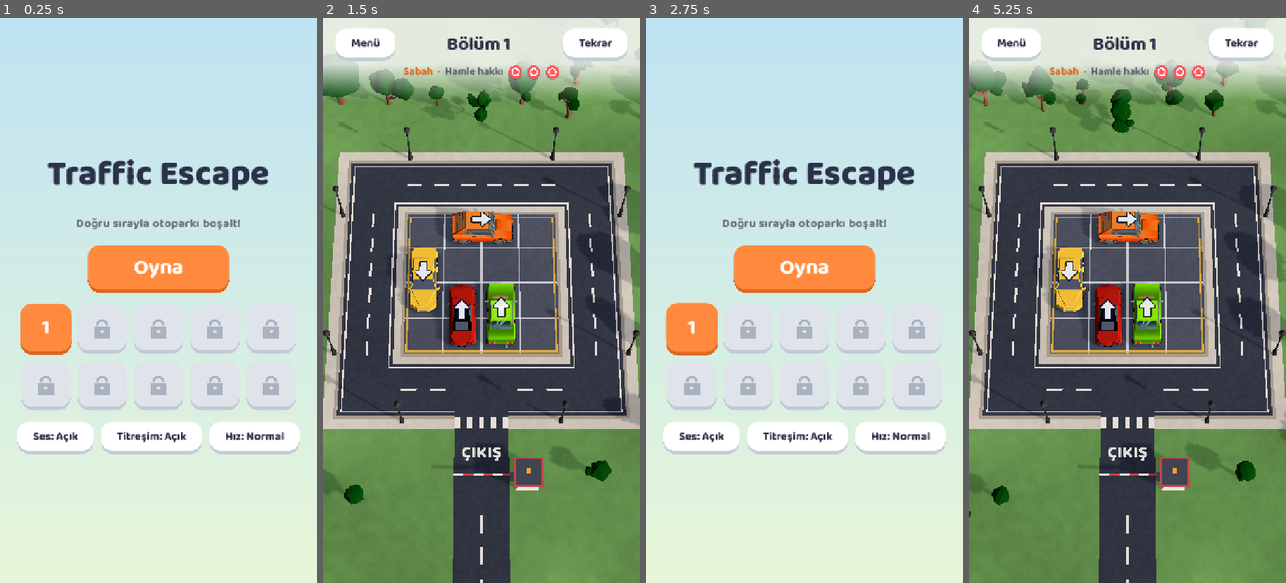
Above: before the commit, frames 1-4 (left to right).
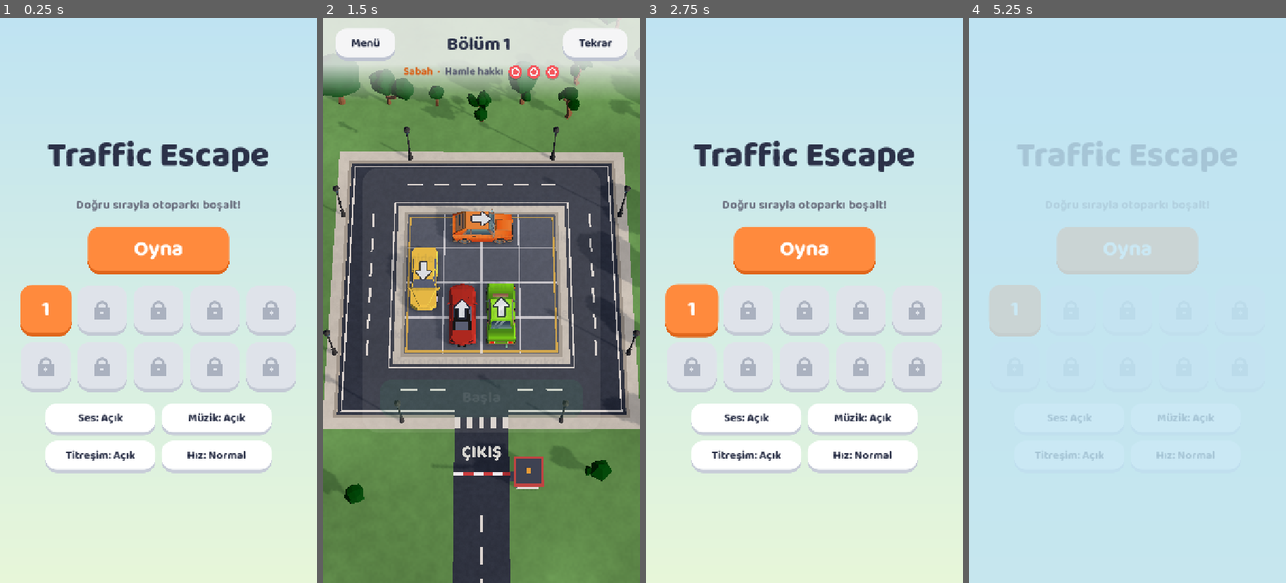
Above: after the commit, the same moments.

Repository: ismetcabbar9-oss/TRAFFIC-2D-
Game: Godot game, scene res://scenes/menu.tscn
The game is run twice, just before and just after one commit, with the same random seed, the same clock (stepped at 60 frames per second) and the same inputs.
Inputs (mouse positions are in pixels of both pictures, inside the frame that each line leads up to):
- Up to frame 1 (0.25 s): no input
- Up to frame 2 (1.5 s): click "1" at 0.5 s; click (481, 396) at 1.25 s, where only the run after the commit has a clickable "Başla"
- Up to frame 3 (2.75 s): click "Menü" at 2 s
- Up to frame 4 (5.25 s): click "Oyna" at 2.75 s; click "Tekrar" at 3.5 s; click "Menü" at 4.25 s; click "Oyna" at 5 s

The runs differ from the first frame. In frame 1, 19% of the frame differs, in the area x 5-95%, y 21-81%; in frame 2, 4.6%; in frame 3, 19%; in frame 4, 100%, in the area x 0-100%, y 0-100%.

Commit message:
Music, win celebration, combos and smoother flow
Music
- CC0 tracks from OpenGameArt: 'Happy Clappy Loop' (owlishmedia) in the
  menu, 'Apple Cider' (Zane Little Music) in game; static gain so loops
  stay seamless, import loop on
- Sfx plays music with cross-fades and ducks it under win/lose jingles;
  new 'Müzik' toggle (settings now a 2x2 grid)

Celebration and combos
- Confetti bursts from the bottom corners behind the win panel
  (frame-rate independent physics) with a chime; 'Hatasız bitirdin!'
  badge when no move was wasted
- Exits within 1.6 s of each other chain a combo: 'x2', 'x3 Süper!',
  'x4 Harika!', 'x5 Muhteşem!' pops over the car and a bell climbs a
  whole tone per step; crashes reset it

Flow
- Transition autoload fades between menu and game and around level
  restarts / next level (taps blocked mid-fade)
- Level intro: camera glides in from higher and further back; cars pop
  in row by row
- One-time 'Nasıl oynanır?' card on the very first level (saved)
- Dev tools wait for the intro before capturing

Co-Authored-By: Claude Opus 5.5 <noreply@anthropic.com>
Claude-Session: https://claude.ai/code/session_01Njhua7qEJRBPdh769J1kf5

Diff:
--- a/project.godot
+++ b/project.godot
@@ -19,6 +19,7 @@
 Sfx="*res://scripts/audio/sfx.gd"
 Progress="*res://scripts/game/progress.gd"
 ScreenFit="*res://scripts/ui/screen_fit.gd"
+Transition="*res://scripts/ui/transition.gd"
 
 [display]
 
--- a/scripts/audio/sfx.gd
+++ b/scripts/audio/sfx.gd
@@ -1,6 +1,7 @@
 extends Node
 ## Autoload "Sfx": plays short sounds from a small pool of players so several
-## can overlap. Sounds are registered by name below.
+## can overlap, and the background music (cross-faded between tracks, ducked
+## under jingles). Sounds and tracks are registered by name below.
 
 const SOUNDS := {
 	"exhaust_pop": ["res://assets/audio/sfx/exhaust_pop.ogg"],
@@ -22,16 +23,33 @@
 		"res://assets/audio/sfx/crash_2.ogg",
 	],
 	"ui_click": ["res://assets/audio/sfx/ui_click.ogg"],
+	"combo": ["res://assets/audio/sfx/combo.ogg"],
+	"celebrate": ["res://assets/audio/sfx/celebrate.ogg"],
 	"win": ["res://assets/audio/music/win.ogg"],
 	"lose": ["res://assets/audio/music/lose.ogg"],
 }
 const POOL_SIZE := 16
+const MUSIC := {
+	"menu": "res://assets/audio/music/menu_theme.ogg",
+	"game": "res://assets/audio/music/game_theme.ogg",
+}
+const MUSIC_DB := -9.0 ## music sits under the effects
+const MUSIC_FADE := 0.8 ## seconds for a cross-fade
+
+var music_enabled := true:
+	set(value):
+		music_enabled = value
+		_apply_music_volume(0.4)
 
 var enabled := true
 
 var _streams := {} ## name -> Array[AudioStream]
 var _players: Array[AudioStreamPlayer] = []
 var _next := 0
+var _music: Array[AudioStreamPlayer] = [] ## two players for cross-fades
+var _music_active := 0
+var _music_name := ""
+var _duck_db := 0.0
 
 
 func _ready() -> void:
@@ -45,6 +63,49 @@
 		var p := AudioStreamPlayer.new()
 		add_child(p)
 		_players.append(p)
+	for i in 2:
+		var m := AudioStreamPlayer.new()
+		m.volume_db = -80.0
+		add_child(m)
+		_music.append(m)
+
+
+func _exit_tree() -> void:
+	for p in _music + _players:
+		p.stop()
+		p.stream = null
+
+
+## Starts a music track (no-op if it is already playing), fading the old one out.
+func play_music(track: String) -> void:
+	if track == _music_name:
+		return
+	_music_name = track
+	var old := _music[_music_active]
+	_music_active = 1 - _music_active
+	var new := _music[_music_active]
+	new.stream = load(MUSIC[track])
+	new.volume_db = -80.0
+	new.play()
+	create_tween().tween_property(old, "volume_db", -80.0, MUSIC_FADE)
+	get_tree().create_timer(MUSIC_FADE).timeout.connect(func(): if _music[_music_active] != old: old.stop())
+	_apply_music_volume(MUSIC_FADE)
+
+
+## Lowers the music for `seconds` (e.g. under a win jingle), then restores it.
+func duck_music(seconds: float, depth_db := -12.0) -> void:
+	_duck_db = depth_db
+	_apply_music_volume(0.15)
+	get_tree().create_timer(seconds).timeout.connect(func():
+		_duck_db = 0.0
+		_apply_music_volume(0.8))
+
+
+func _apply_music_volume(fade: float) -> void:
+	if _music.is_empty():
+		return
+	var target := MUSIC_DB + _duck_db if music_enabled else -80.0
+	create_tween().tween_property(_music[_music_active], "volume_db", target, fade)
 
 
 ## Plays a sound; `pitch_jitter` randomizes pitch by ± that fraction.
--- a/scripts/game/game.gd
+++ b/scripts/game/game.gd
@@ -13,6 +13,7 @@
 @export var first_level_hint_delay := 2.5 ## quicker on the very first level
 @export var hint_repeat := 4.0 ## flash again this often while still idle
 @export var tutorial_levels := 1 ## the first N levels also show a text tip
+@export var combo_window := 1.6 ## seconds between exits that keep a combo going
 
 var session: GameSession
 var level_index := 0
@@ -22,6 +23,10 @@
 var _next_hint := 0.0
 var _hinted_id := -1
 var _sun_scale := 1.0
+var _combo := 0
+var _clock := 0.0 ## game time in seconds (follows pauses and time scale)
+var _last_exit_time := -100.0
+var _tutorial_open := false
 var _ambient_scale := 1.0
 
 @onready var board: BoardView = $Board
@@ -33,11 +38,19 @@
 
 
 func _ready() -> void:
+	Sfx.play_music("game")
 	_adapt_lighting()
-	hud.restart_requested.connect(func(): load_level(level_index))
-	hud.next_requested.connect(func(): load_level(level_index + 1))
-	hud.menu_requested.connect(func(): get_tree().change_scene_to_file(MENU_SCENE))
+	hud.restart_requested.connect(func(): Transition.cover(load_level.bind(level_index)))
+	hud.next_requested.connect(func(): Transition.cover(load_level.bind(level_index + 1)))
+	hud.menu_requested.connect(func(): Transition.change_scene(MENU_SCENE))
+	hud.tutorial_closed.connect(func():
+		_tutorial_open = false
+		Progress.mark_tutorial_seen()
+		_clear_hint())
 	load_level(Progress.current_level)
+	if level_index == 0 and not Progress.tutorial_seen:
+		_tutorial_open = true
+		hud.show_tutorial()
 
 
 ## Devices without Vulkan fall back to the Compatibility renderer, which lights
@@ -89,6 +102,11 @@
 	TimeOfDay.apply(hour, $Sun, ($WorldEnvironment as WorldEnvironment).environment, _sun_scale, _ambient_scale)
 	# Keep the exit barrier in view below the board.
 	camera.frame_board(board.view_half_extents(), board.exit_gate_z() + 1.0 - board.view_half_extents().y)
+	camera.play_intro()
+	# Cars pop in one after another, row by row.
+	for id in vehicle_views:
+		var v: VehicleView = vehicle_views[id]
+		v.pop_in(0.25 + minf((v.cell.y * level.cols + v.cell.x) * 0.012, 0.55))
 
 	hud.hide_result()
 	_clear_hint()
@@ -99,7 +117,7 @@
 
 func _notification(what: int) -> void:
 	if what == NOTIFICATION_WM_GO_BACK_REQUEST: # Android back button
-		get_tree().change_scene_to_file(MENU_SCENE)
+		Transition.change_scene(MENU_SCENE)
 
 
 func _unhandled_input(event: InputEvent) -> void:
@@ -114,7 +132,8 @@
 
 
 func _process(delta: float) -> void:
-	if session == null or session.state != GameSession.State.PLAYING:
+	_clock += delta
+	if session == null or session.state != GameSession.State.PLAYING or _tutorial_open:
 		return
 	_idle += delta
 	if _idle < _next_hint:
@@ -160,6 +179,19 @@
 	view.play_exit()
 	_play_launch_sounds(view.type)
 	Haptics.pulse(12, 0.4)
+	_count_combo(view)
+
+
+## Quick successive exits build a combo: a pop-up over the car and a chime
+## that climbs a whole tone per step. A crash breaks the chain.
+func _count_combo(view: VehicleView) -> void:
+	_combo = _combo + 1 if _clock - _last_exit_time <= combo_window else 1
+	_last_exit_time = _clock
+	if _combo < 2:
+		return
+	var steps := mini(_combo - 2, 8)
+	Sfx.play("combo", -5.0, pow(2.0, steps * 2.0 / 12.0), 0.0)
+	hud.show_combo(_combo, camera.unproject_position(view.global_position + Vector3.UP * 1.5))
 
 
 ## Engine, exhaust and tyres; emergency vehicles add their siren. Tyres share
@@ -188,6 +220,7 @@
 
 
 func _on_crash_impact(view: VehicleView, target: Node3D, blocker: int) -> void:
+	_combo = 0
 	var push := view.forward()
 	if is_instance_valid(target):
 		target.nudge(push)
@@ -217,13 +250,15 @@
 		waited += get_process_delta_time()
 	await get_tree().create_timer(win_delay).timeout
 	if played == session:
+		Sfx.duck_music(2.0)
 		Sfx.play("win", -2.0, 1.0, 0.0)
-		hud.show_win(not Progress.has_next(level_index))
+		hud.show_win(not Progress.has_next(level_index), session.mistakes_left == session.level.mistakes)
 
 
 func _on_lost() -> void:
 	var played := session
 	await get_tree().create_timer(lose_delay).timeout
 	if played == session and session.state == GameSession.State.LOST:
+		Sfx.duck_music(2.0)
 		Sfx.play("lose", -2.0, 1.0, 0.0)
 		hud.show_lose()
--- a/scripts/game/progress.gd
+++ b/scripts/game/progress.gd
@@ -9,8 +9,10 @@
 var unlocked := 1 ## number of levels the player may open
 var completed := {} ## level index -> true
 var sound_on := true
+var music_on := true
 var vibration_on := true
 var speed_level := 1 ## index into SPEEDS
+var tutorial_seen := false
 var current_level := 0 ## index of the level to play next
 
 
@@ -51,8 +53,19 @@
 	save()
 
 
+func mark_tutorial_seen() -> void:
+	tutorial_seen = true
+	save()
+
+
 func speed_label() -> String:
 	return SPEEDS[speed_level][0]
+
+
+func set_music(on: bool) -> void:
+	music_on = on
+	_apply_settings()
+	save()
 
 
 func set_vibration(on: bool) -> void:
@@ -70,8 +83,10 @@
 		"unlocked": unlocked,
 		"completed": completed.keys(),
 		"sound": sound_on,
+		"music": music_on,
 		"vibration": vibration_on,
 		"speed": speed_level,
+		"tutorial": tutorial_seen,
 	}))
 
 
@@ -86,12 +101,15 @@
 	for i in data.get("completed", []):
 		completed[int(i)] = true
 	sound_on = bool(data.get("sound", true))
+	music_on = bool(data.get("music", true))
 	vibration_on = bool(data.get("vibration", true))
 	speed_level = clampi(int(data.get("speed", 1)), 0, SPEEDS.size() - 1)
+	tutorial_seen = bool(data.get("tutorial", false))
 	current_level = mini(unlocked - 1, LevelCatalog.count() - 1)
 
 
 func _apply_settings() -> void:
 	Sfx.enabled = sound_on
+	Sfx.music_enabled = music_on
 	Haptics.enabled = vibration_on
 	VehicleView.speed_scale = SPEEDS[speed_level][1]
--- /dev/null
+++ b/scripts/ui/confetti.gd
@@ -0,0 +1,53 @@
+class_name Confetti
+extends Control
+## Burst of paper confetti shot up from the bottom corners; pieces tumble,
+## flutter and fall, then the node frees itself. Drawn in one _draw call.
+
+const COLORS := [Color("ff5a5f"), Color("ffb23e"), Color("37c47a"), Color("4aa3ff"), Color("b07cff"), Color("ffe066")]
+const COUNT := 120
+const LIFETIME := 2.8
+const GRAVITY := 1500.0
+const DRAG := 1.3
+
+var _pieces: Array[Dictionary] = []
+var _age := 0.0
+
+
+func _ready() -> void:
+	mouse_filter = Control.MOUSE_FILTER_IGNORE
+	var s := get_viewport_rect().size
+	for i in COUNT:
+		var left := i % 2 == 0
+		var origin := Vector2(s.x * (0.08 if left else 0.92), s.y + 10.0)
+		var angle := deg_to_rad(randf_range(-86.0, -62.0) if left else randf_range(-118.0, -94.0))
+		var speed := randf_range(0.85, 1.25) * s.y * 2.0
+		_pieces.append({
+			"pos": origin, "vel": Vector2(cos(angle), sin(angle)) * speed,
+			"rot": randf() * TAU, "spin": randf_range(-9.0, 9.0),
+			"size": Vector2(randf_range(14, 24), randf_range(8, 13)),
+			"color": COLORS.pick_random(), "flutter": randf() * TAU,
+		})
+
+
+func _process(delta: float) -> void:
+	_age += delta
+	if _age > LIFETIME:
+		queue_free()
+		return
+	for p in _pieces:
+		p.vel.y += GRAVITY * delta
+		p.vel *= exp(-DRAG * delta) # air drag keeps the fall soft (frame-rate independent)
+		p.flutter += delta * 7.0
+		p.pos += (p.vel + Vector2(sin(p.flutter) * 60.0, 0.0)) * delta
+		p.rot += p.spin * delta
+	queue_redraw()
+
+
+func _draw() -> void:
+	var fade := clampf((LIFETIME - _age) / 0.6, 0.0, 1.0)
+	for p in _pieces:
+		# Width shrinks with the flutter so pieces look like they flip.
+		var w: float = p.size.x * absf(cos(p.flutter))
+		draw_set_transform(p.pos, p.rot)
+		draw_rect(Rect2(Vector2(-w, -p.size.y) * 0.5, Vector2(w, p.size.y)), Color(p.color, fade))
+	draw_set_transform(Vector2.ZERO)
--- a/scripts/ui/hud.gd
+++ b/scripts/ui/hud.gd
@@ -1,11 +1,13 @@
 class_name Hud
 extends CanvasLayer
-## In-game interface: top bar (menu, level, wrong moves left, restart) and
-## the win / lose result panel.
+## In-game interface: top bar (menu, level, wrong moves left, restart), combo
+## pop-ups, the first-time tutorial card and the win / lose result panel with
+## its confetti celebration.
 
 signal restart_requested
 signal next_requested
 signal menu_requested
+signal tutorial_closed
 
 var _title: Label
 var _time_label: Label
@@ -20,6 +22,8 @@
 var _hint: PanelContainer
 var _hint_label: Label
 var _last_level := false
+var _root: Control
+var _badge: Label
 
 
 func _ready() -> void:
@@ -28,6 +32,7 @@
 	root.mouse_filter = Control.MOUSE_FILTER_IGNORE
 	root.theme = UiStyle.make_theme()
 	add_child(root)
+	_root = root
 	_build_top_bar(root)
 	_build_hint(root)
 	_build_result(root)
@@ -46,8 +51,15 @@
 
 
 ## `last_level`: no level follows, so the panel leads back to the menu.
-func show_win(last_level: bool) -> void:
+## `perfect`: cleared without a single crash.
+func show_win(last_level: bool, perfect := false) -> void:
 	_won = true
+	_badge.visible = perfect
+	# Behind the panel, in front of the dimmed board.
+	var confetti := Confetti.new()
+	_overlay.add_child(confetti)
+	_overlay.move_child(confetti, 0)
+	Sfx.play("celebrate", -4.0, 1.0, 0.0)
 	_last_level = last_level
 	_result_title.text = "Harika!"
 	_result_title.add_theme_color_override("font_color", UiStyle.GOOD_DARK)
@@ -66,7 +78,75 @@
 	_primary.text = "Tekrar Dene"
 	_primary.theme_type_variation = ""
 	_secondary.visible = true
+	_badge.visible = false
 	_show_result()
+
+
+## Floating "x3 Süper!" over the car that just left; `at` is a screen position.
+func show_combo(count: int, at: Vector2) -> void:
+	var words := ["", "", "", "Süper!", "Harika!"]
+	var label := Label.new()
+	label.text = "x%d %s" % [count, words[count] if count < words.size() else "Muhteşem!"]
+	label.add_theme_font_override("font", UiStyle.font(800))
+	label.add_theme_font_size_override("font_size", 46 + mini(count, 6) * 4)
+	label.add_theme_color_override("font_color", Color.WHITE)
+	label.add_theme_color_override("font_outline_color", UiStyle.ACCENT_DARK)
+	label.add_theme_constant_override("outline_size", 12)
+	label.mouse_filter = Control.MOUSE_FILTER_IGNORE
+	_root.add_child(label)
+	await get_tree().process_frame
+	label.pivot_offset = label.size * 0.5
+	label.position = _root.get_global_transform_with_canvas().affine_inverse() * at - label.size * 0.5
+	label.scale = Vector2.ONE * 0.4
+	var t := label.create_tween().set_parallel()
+	t.tween_property(label, "scale", Vector2.ONE, 0.3).set_trans(Tween.TRANS_BACK).set_ease(Tween.EASE_OUT)
+	t.tween_property(label, "position:y", label.position.y - 110.0, 0.9).set_ease(Tween.EASE_OUT)
+	t.tween_property(label, "modulate:a", 0.0, 0.35).set_delay(0.6)
+	t.chain().tween_callback(label.queue_free)
+
+
+## One-time "how to play" card; emits `tutorial_closed` when dismissed.
+func show_tutorial() -> void:
+	var dim := ColorRect.new()
+	dim.color = Color(0.1, 0.12, 0.2, 0.55)
+	dim.set_anchors_preset(Control.PRESET_FULL_RECT)
+	_root.add_child(dim)
+	var center := CenterContainer.new()
+	center.set_anchors_preset(Control.PRESET_FULL_RECT)
+	dim.add_child(center)
+	var panel := PanelContainer.new()
+	panel.custom_minimum_size = Vector2(520, 0)
+	center.add_child(panel)
+	var box := VBoxContainer.new()
+	box.add_theme_constant_override("separation", 16)
+	panel.add_child(box)
+	var title := Label.new()
+	title.text = "Nasıl oynanır?"
+	title.add_theme_font_size_override("font_size", 52)
+	title.horizontal_alignment = HORIZONTAL_ALIGNMENT_CENTER
+	box.add_child(title)
+	for line in ["Bir arabaya dokun: okun gösterdiği yöne gider.",
+			"Yolu açıksa otoparktan çıkar.",
+			"Önü kapalıysa çarpar ve bir hamle hakkın gider.",
+			"Doğru sırayla tüm arabaları çıkar!"]:
+		var l := Label.new()
+		l.text = line
+		l.add_theme_font_size_override("font_size", 28)
+		l.autowrap_mode = TextServer.AUTOWRAP_WORD_SMART
+		l.custom_minimum_size.x = 460
+		box.add_child(l)
+	var go := Button.new()
+	go.text = "Başla"
+	go.theme_type_variation = "GoodButton"
+	box.add_child(go)
+	go.pressed.connect(func():
+		_click()
+		var t := dim.create_tween()
+		t.tween_property(dim, "modulate:a", 0.0, 0.2)
+		t.tween_callback(dim.queue_free)
+		tutorial_closed.emit())
+	dim.modulate.a = 0.0
+	dim.create_tween().tween_property(dim, "modulate:a", 1.0, 0.25)
 
 
 func show_hint(text: String) -> void:
@@ -221,6 +301,14 @@
 	_result_title.horizontal_alignment = HORIZONTAL_ALIGNMENT_CENTER
 	box.add_child(_result_title)
 
+	_badge = Label.new()
+	_badge.text = "Hatasız bitirdin!"
+	_badge.add_theme_font_size_override("font_size", 30)
+	_badge.add_theme_color_override("font_color", UiStyle.ACCENT_DARK)
+	_badge.horizontal_alignment = HORIZONTAL_ALIGNMENT_CENTER
+	_badge.visible = false
+	box.add_child(_badge)
+
 	_result_text = Label.new()
 	_result_text.horizontal_alignment = HORIZONTAL_ALIGNMENT_CENTER
 	box.add_child(_result_text)
--- a/scripts/ui/level_select.gd
+++ b/scripts/ui/level_select.gd
@@ -7,11 +7,13 @@
 var _sound: Button
 var _vibration: Button
 var _speed: Button
+var _music: Button
 var _column: VBoxContainer
 var _title: Label
 
 
 func _ready() -> void:
+	Sfx.play_music("menu")
 	theme = UiStyle.make_theme()
 	_build()
 	_refresh()
@@ -85,12 +87,16 @@
 		tile.pressed.connect(_open_level.bind(i))
 		_grid.add_child(tile)
 
-	var settings := HBoxContainer.new()
-	settings.alignment = BoxContainer.ALIGNMENT_CENTER
-	settings.add_theme_constant_override("separation", 16)
+	var settings := GridContainer.new()
+	settings.columns = 2
+	settings.size_flags_horizontal = Control.SIZE_SHRINK_CENTER
+	settings.add_theme_constant_override("h_separation", 14)
+	settings.add_theme_constant_override("v_separation", 12)
 	column.add_child(settings)
 	_sound = _toggle_button(func(): Progress.set_sound(not Progress.sound_on))
 	settings.add_child(_sound)
+	_music = _toggle_button(func(): Progress.set_music(not Progress.music_on))
+	settings.add_child(_music)
 	_vibration = _toggle_button(func(): Progress.set_vibration(not Progress.vibration_on))
 	settings.add_child(_vibration)
 	_speed = _toggle_button(Progress.cycle_speed)
@@ -100,6 +106,7 @@
 func _toggle_button(on_press: Callable) -> Button:
 	var b := Button.new()
 	b.theme_type_variation = "IconButton"
+	b.custom_minimum_size.x = 250
 	b.add_theme_font_size_override("font_size", 26)
 	b.pressed.connect(func():
 		on_press.call()
@@ -118,6 +125,7 @@
 	_sound.text = "Ses: %s" % ("Açık" if Progress.sound_on else "Kapalı")
 	_vibration.text = "Titreşim: %s" % ("Açık" if Progress.vibration_on else "Kapalı")
 	_speed.text = "Hız: %s" % Progress.speed_label()
+	_music.text = "Müzik: %s" % ("Açık" if Progress.music_on else "Kapalı")
 
 
 func _pulse(tile: Control) -> void:
@@ -133,4 +141,4 @@
 		return
 	Sfx.play("ui_click", -4.0)
 	Progress.current_level = index
-	get_tree().change_scene_to_file(GAME_SCENE)
+	Transition.change_scene(GAME_SCENE)
--- /dev/null
+++ b/scripts/ui/transition.gd
@@ -0,0 +1,41 @@
+extends CanvasLayer
+## Autoload "Transition": a soft fade used when switching scenes or reloading
+## a level, so screens never pop from one to the other.
+
+const COLOR := Color("bfe3f2")
+const OUT_TIME := 0.22
+const IN_TIME := 0.35
+
+var _veil: ColorRect
+var _busy := false
+
+
+func _ready() -> void:
+	layer = 100
+	process_mode = Node.PROCESS_MODE_ALWAYS
+	_veil = ColorRect.new()
+	_veil.color = COLOR
+	_veil.set_anchors_preset(Control.PRESET_FULL_RECT)
+	_veil.mouse_filter = Control.MOUSE_FILTER_IGNORE
+	_veil.modulate.a = 0.0
+	add_child(_veil)
+
+
+## Fades out, switches to `path`, fades back in.
+func change_scene(path: String) -> void:
+	await cover(func(): get_tree().change_scene_to_file(path))
+
+
+## Fades out, runs `action` while the screen is covered, fades back in.
+func cover(action: Callable) -> void:
+	if _busy:
+		return
+	_busy = true
+	_veil.mouse_filter = Control.MOUSE_FILTER_STOP # no taps mid-transition
+	await create_tween().tween_property(_veil, "modulate:a", 1.0, OUT_TIME).finished
+	action.call()
+	await get_tree().process_frame
+	await get_tree().process_frame
+	await create_tween().tween_property(_veil, "modulate:a", 0.0, IN_TIME).finished
+	_veil.mouse_filter = Control.MOUSE_FILTER_IGNORE
+	_busy = false
--- a/scripts/view/board_camera.gd
+++ b/scripts/view/board_camera.gd
@@ -17,6 +17,9 @@
 var _center_z := 0.0
 var _trauma := 0.0
 var _shake_time := 0.0
+var _fit := Transform3D() ## framed pose computed by _refit
+var _intro := 1.0 ## 0 = start of the level intro, 1 = settled on the board
+var _intro_tween: Tween
 
 
 func _ready() -> void:
@@ -36,6 +39,17 @@
 	var strength := _trauma * _trauma * shake_max_offset
 	h_offset = sin(_shake_time * 1.3) * strength
 	v_offset = cos(_shake_time * 1.7 + 1.0) * strength
+
+
+## Glides in from a little higher and further back onto the framed board.
+func play_intro(duration := 0.8) -> void:
+	if _intro_tween:
+		_intro_tween.kill()
+	_intro = 0.0
+	_apply_pose()
+	_intro_tween = create_tween()
+	_intro_tween.tween_method(func(v: float): _intro = v; _apply_pose(), 0.0, 1.0, duration) \
+		.set_trans(Tween.TRANS_CUBIC).set_ease(Tween.EASE_OUT)
 
 
 ## Frames the board (centered half extents) plus `extra_bottom` world units
@@ -63,9 +77,20 @@
 	var dist_d := depth / (tan_v * usable) + _half_extents.y * sin(tilt)
 	var dist := maxf(dist_w, dist_d)
 
-	rotation = Vector3(-PI * 0.5 + tilt, 0.0, 0.0)
-	var forward := -global_transform.basis.z
+	var basis := Basis.from_euler(Vector3(-PI * 0.5 + tilt, 0.0, 0.0))
+	var forward := -basis.z
 	# Shift the look-at point so the board sits between the HUD reserves.
 	var shift := (top - bottom_reserve) * 0.5 * 2.0 * tan_v * dist
 	var target := Vector3(0.0, 0.0, _center_z - shift * cos(tilt))
-	global_position = target - forward * dist
+	_fit = Transform3D(basis, target - forward * dist)
+	_apply_pose()
+
+
+func _apply_pose() -> void:
+	if _intro >= 1.0:
+		global_transform = _fit
+		return
+	# Start pulled back 35% and turned a little, then ease onto the fit.
+	var start_basis := _fit.basis.rotated(Vector3.RIGHT, deg_to_rad(-8.0)).rotated(Vector3.UP, deg_to_rad(6.0))
+	var start := Transform3D(start_basis, _fit.origin + _fit.basis.z * _fit.origin.length() * 0.35)
+	global_transform = start.interpolate_with(_fit, _intro)
--- a/scripts/view/vehicle_view.gd
+++ b/scripts/view/vehicle_view.gd
@@ -135,6 +135,14 @@
 	_tween.tween_callback(_squash.bind(Vector3(1.06, 0.9, 0.92), 0.09, 0.45))
 	_tween.tween_property(self, "position", _home, 0.45) \
 		.set_trans(Tween.TRANS_BACK).set_ease(Tween.EASE_OUT)
+
+
+## Pops the car onto the lot at level start (scale from nothing, slight bounce).
+func pop_in(delay: float) -> void:
+	scale = Vector3.ONE * 0.01
+	var t := create_tween()
+	t.tween_interval(delay)
+	t.tween_property(self, "scale", Vector3.ONE, 0.35).set_trans(Tween.TRANS_BACK).set_ease(Tween.EASE_OUT)
 
 
 ## Briefly lights up the roof arrow to point the player at this car.
--- a/tools/capture.gd
+++ b/tools/capture.gd
@@ -8,7 +8,7 @@
 func _initialize() -> void:
 	var args := OS.get_cmdline_user_args()
 	var out := args[0] if args.size() > 0 else "user://capture.png"
-	var frames := int(args[1]) if args.size() > 1 else 30
+	var frames := int(args[1]) if args.size() > 1 else 45
 	var scene: PackedScene = load(ProjectSettings.get_setting("application/run/main_scene"))
 	root.add_child(scene.instantiate())
 	for i in frames:
--- a/tools/capture_levels.gd
+++ b/tools/capture_levels.gd
@@ -13,8 +13,7 @@
 		root.get_node("Progress").current_level = i
 		var game: Node = load("res://scenes/game.tscn").instantiate()
 		root.add_child(game)
-		for f in 12:
-			await process_frame
+		await create_timer(1.3).timeout # level intro: camera glide and cars popping in
 		await RenderingServer.frame_post_draw
 		root.get_texture().get_image().save_png(out_dir.path_join("level_%02d.png" % (i + 1)))
 		game.queue_free()
--- a/tools/play_scenario.gd
+++ b/tools/play_scenario.gd
@@ -14,9 +14,10 @@
 		out_dir = args[0]
 	await process_frame # let autoloads load the save file first
 	root.get_node("Progress").current_level = 0
+	root.get_node("Progress").tutorial_seen = true # skip the first-time card
 	game = load("res://scenes/game.tscn").instantiate()
 	root.add_child(game)
-	await _frames(10)
+	await _seconds(1.3) # level intro
 
 	var session: GameSession = game.session
 	var free_ids := session.board.free_vehicles()
@@ -44,10 +45,15 @@
 
 	# 3. Clear the board in the solver's order.
 	var report := LevelSolver.solve(session.level)
+	var shot_combo := false
 	for id in report.order:
 		if session.board.vehicles.has(id):
 			_tap_vehicle(id)
 			await _seconds(0.12)
+			if game._combo >= 2 and not shot_combo:
+				shot_combo = true
+				await _seconds(0.15)
+				await _shot("s4_combo")
 	await _seconds(0.25)
 	for i in 6:
 		await _shot("s4_clear_%d" % i)
@@ -55,6 +61,8 @@
 	await _seconds(2.0)
 	print("state after clearing: ", session.state)
 	await _shot("s5_win")
+	await _seconds(0.4)
+	await _shot("s5_win_later")
 	var progress := root.get_node("Progress")
 	print("unlocked after win: ", progress.unlocked, " completed: ", progress.completed.keys())
 	game.hud._on_primary() # "Sonraki Bölüm"
@@ -64,7 +72,7 @@
 
 	# 4. Restart and lose by crashing until no moves are left.
 	game.load_level(game.level_index)
-	await _frames(5)
+	await _seconds(1.3)
 	session = game.session
 	blocked = _first_blocked(session)
 	for i in session.mistakes_left:
Not shown, added: assets/audio/music/game_theme.ogg.import
Not shown, added: assets/audio/music/menu_theme.ogg.import
Not shown, added: assets/audio/sfx/celebrate.ogg.import
Not shown, added: assets/audio/sfx/combo.ogg.import
Not shown, added: scripts/ui/confetti.gd.uid
Not shown, added: scripts/ui/transition.gd.uid
Not shown, changed: CREDITS.md
Not shown, changed: assets/audio/LICENSES.md
Not shown, added: assets/audio/music/game_theme.ogg
Not shown, added: assets/audio/music/menu_theme.ogg
Not shown, added: assets/audio/sfx/celebrate.ogg
Not shown, added: assets/audio/sfx/combo.ogg
